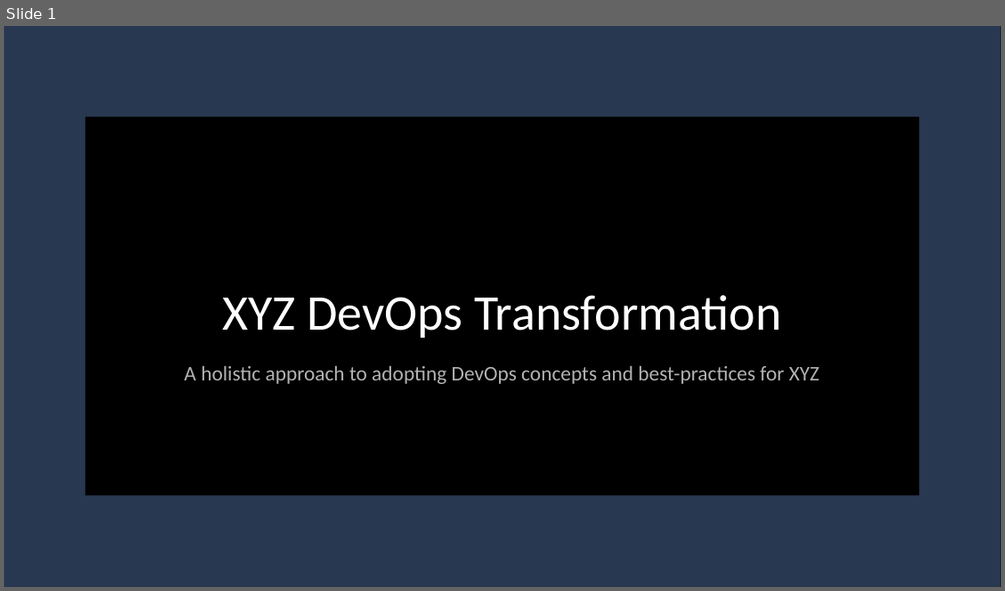
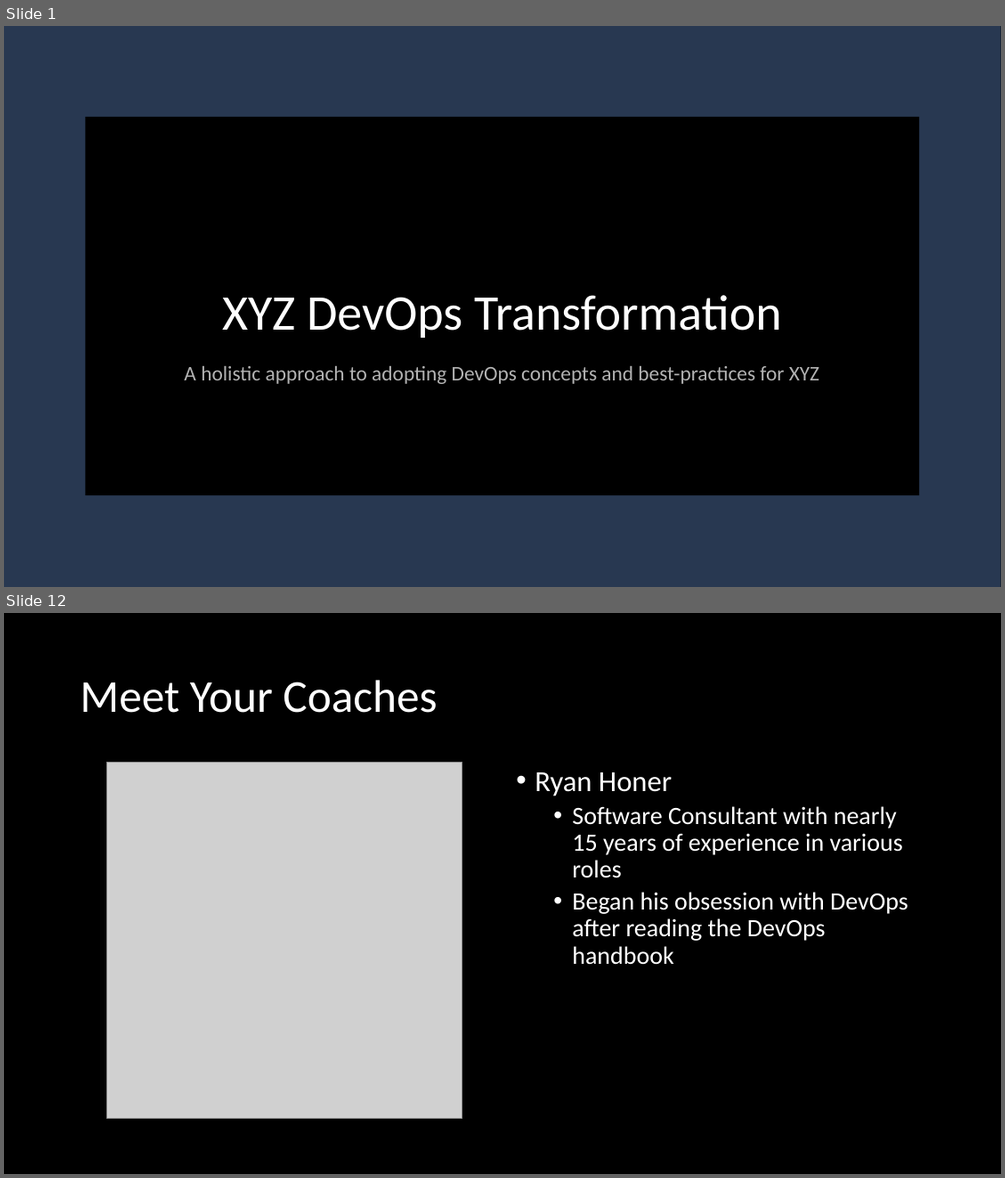
Before and after one commit to bigfrank123/liatrio-exercise, a slide deck: Artifacts/Liatrio.pptx. Shown one above the other, each under a label of ours: slide 1 before the commit, slides 1 and 12 after it; the slides between them are not shown. The pictures are 1005x591 and 1005x1178 pixels, drawn with LibreOffice and Linux fonts; fonts in the diff are those of the drawing; grey boxes stand for pictures; background and template pictures are left out. Boxes give left, top, right and bottom in pixels: in the first picture for what was removed or moved away, otherwise in the second. Text is boxed around its words. In the diff, an @@ line names an element or a change of style, - is before the commit and + after.

```diff
--- a/Artifacts/Liatrio.pptx
+++ b/Artifacts/Liatrio.pptx
@@ slide 12 added at [4,613,1001,1174], background #000000 @@
@@ title added at [80,680,437,713], 44 pt, text #FFFFFF @@
+Meet Your Coaches
@@ picture added at [106,763,462,1119] @@
@@ text added at [534,772,908,965], 24 pt, text #FFFFFF @@
+• Ryan Honer
+  • Software Consultant with nearly 15 years of experience in various roles
+  • Began his obsession with DevOps after reading the DevOps handbook
```
Also in this commit, not shown: 1 slide changed, 12 other slides added, 1 slide removed.
